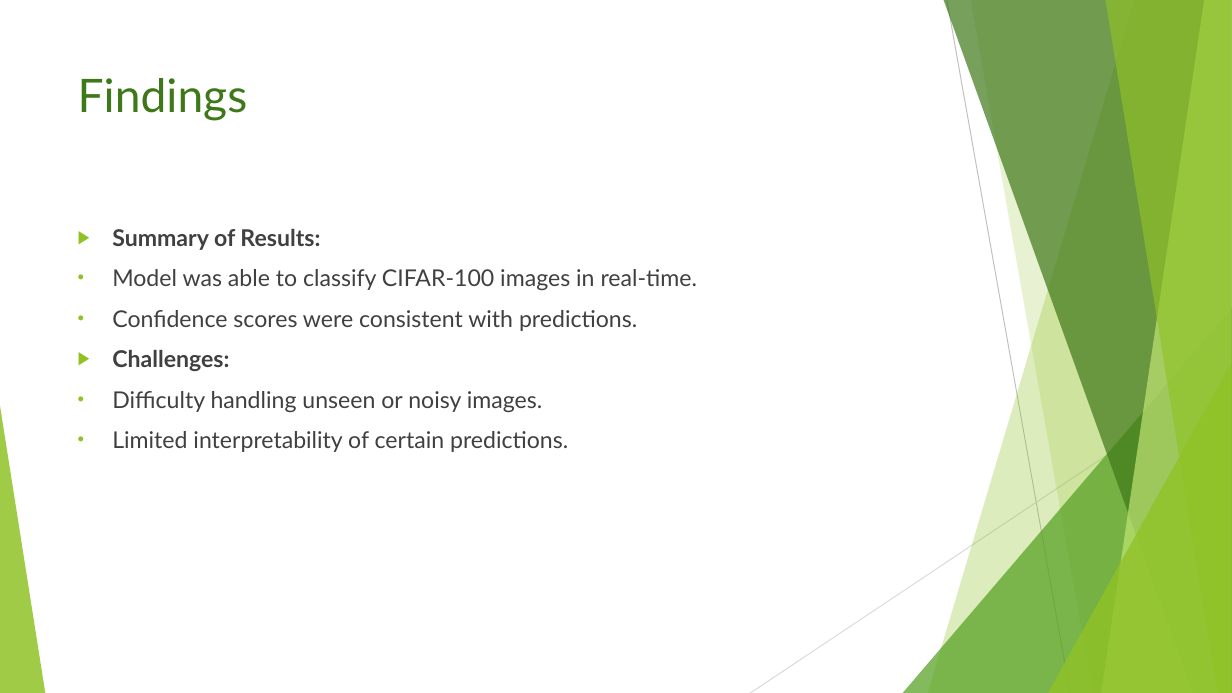
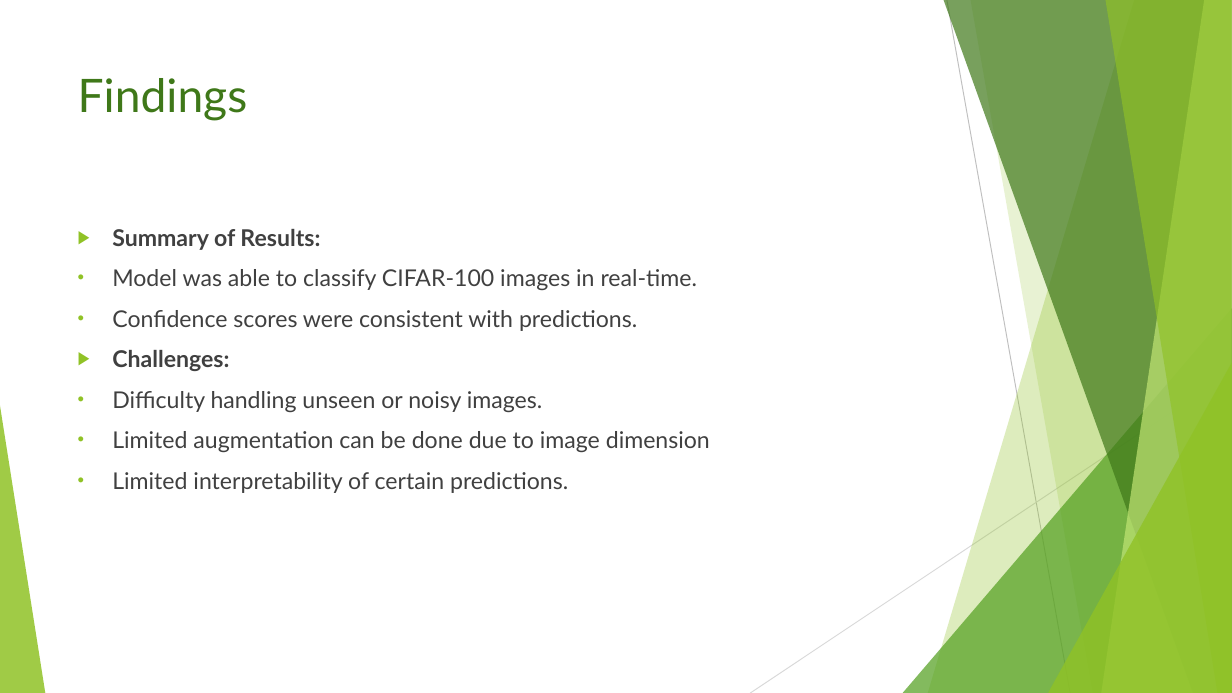
Before and after one commit to georgesylva1/3Signet-Image-classification-task, a slide deck: slide 10 of George Sylva CIFAR-100 Image Classification Web App.pptx. Drawn at 1232x693 pixels with LibreOffice and Linux fonts; fonts in the diff are those of the drawing. Boxes give left, top, right and bottom in pixels: in the first picture for what was removed or moved away, otherwise in the second. Text is boxed around its words. In the diff, an @@ line names an element or a change of style, - is before the commit and + after.

```diff
--- a/George Sylva CIFAR-100 Image Classification Web App.pptx
+++ b/George Sylva CIFAR-100 Image Classification Web App.pptx
@@ text at (112,431,710,452): paragraph added @@
+• Limited augmentation can be done due to image dimension
```
Also in this commit, not shown: 3 other slides changed.
